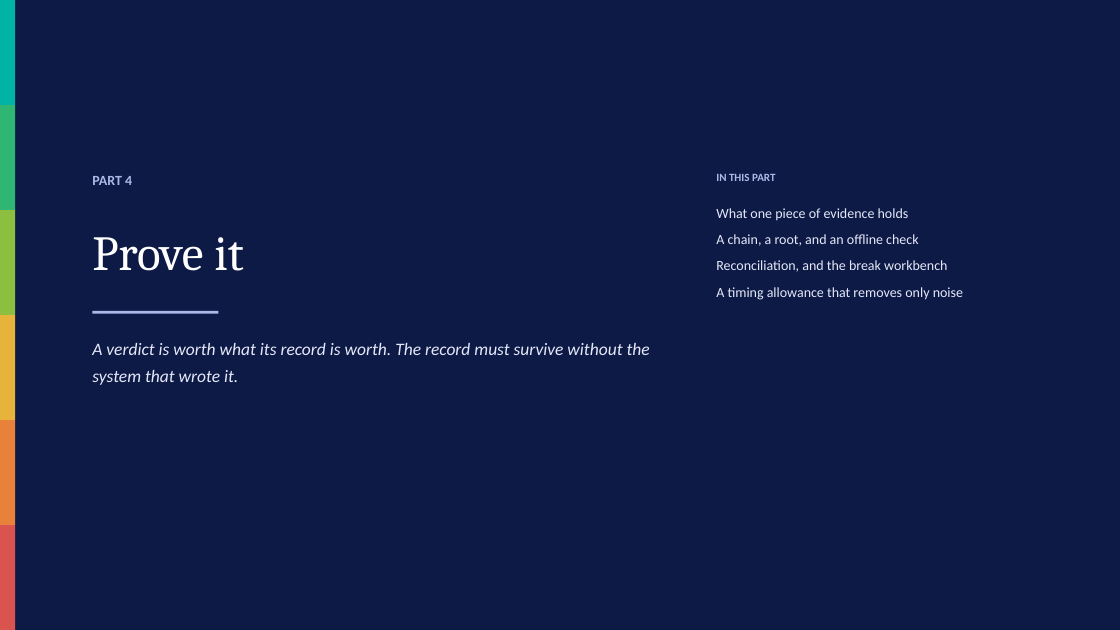
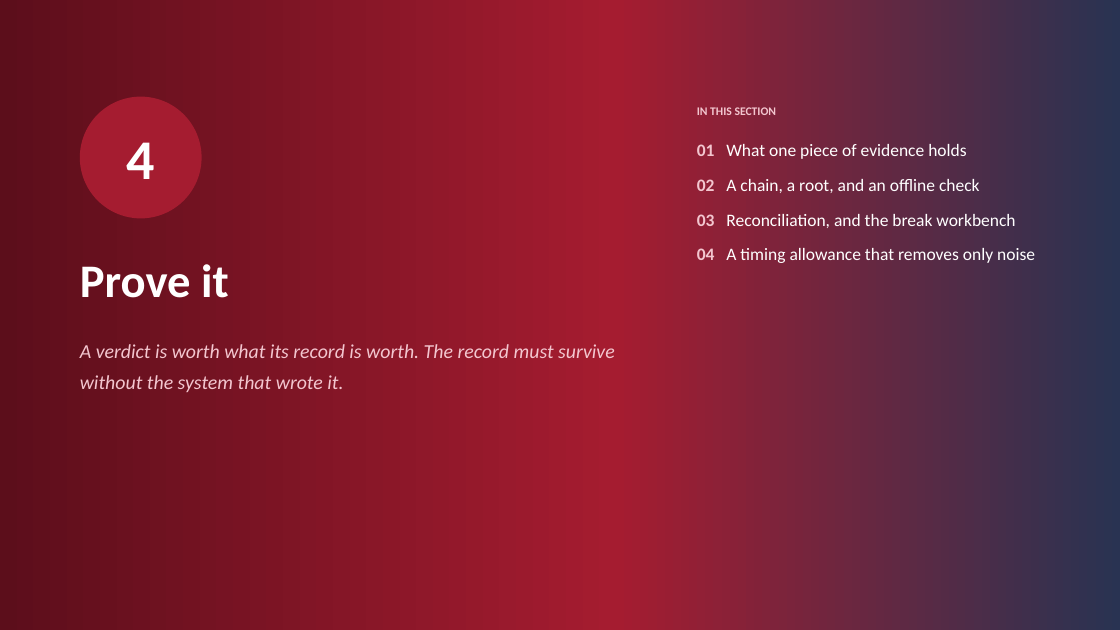
Before and after one commit to ajsinha/prama, a slide deck: slide 24 of docs/publications/deck/Prama-Evidence-First-Data-Quality.pptx (slide 19 before the commit). Drawn at 1120x630 pixels with LibreOffice and Linux fonts; fonts in the diff are those of the drawing. Boxes give left, top, right and bottom in pixels: in the first picture for what was removed or moved away, otherwise in the second. Text is boxed around its words. In the diff, an @@ line names an element or a change of style, - is before the commit and + after.

Commit message:
The deck, retold answer first and in the console's crimson
The content is the same verified material, re-ordered and extended into a story
that leads with the answer: a TL;DR in five questions, ten principles of
evidence-first data quality, the failure modes and what a supervisor asks for,
then ten numbered sections, three worked examples answered step by step from
the case studies (month-end close, a defect's blast radius, fitness for a
purpose), and an honest close: what is built, what comes next (from the
remaining-work list), a comparison by category derived from the competitive
analysis's capability matrix (behind where it is behind), what Prama does not
do, and where to start. 45 slides become 59.

The theme is the console's light theme, token for token: crimson accents and
table heads, the deep heading crimson for titles, and the console header's
gradient on the title, dividers and close. New layouts carry the storytelling:
qa, numbered, workflow, compare and thanks; most slides end on one insight line
in a tinted box. Accent stripes on cards and tiles are gone.

The passing-test figure is read from the README's synced marker at build time,
never typed. Both audits pass, and a new test refuses another organisation's
brand anywhere in the file.

```diff
--- a/docs/publications/deck/Prama-Evidence-First-Data-Quality.pptx
+++ b/docs/publications/deck/Prama-Evidence-First-Data-Quality.pptx
@@ rectangle at bbox=[0, 0, 1120, 630]: fill #0E1A46 to gradient #5C0E1B to #A51C30 to #293352 @@
@@ rectangle removed at bbox=[0, 0, 15, 105] @@
@@ rectangle removed at bbox=[0, 105, 15, 210] @@
@@ ellipse added at bbox=[80, 97, 202, 218], fill #A51C30, 48 pt, text #FFFFFF, bold @@
+4
@@ text at bbox=[697, 107, 777, 115]: text changed; size 9.5 to 10 pt; text colour #AEB8E8 to #F3C6CF @@
-IN THIS PART
+IN THIS SECTION
@@ text at bbox=[697, 144, 1035, 263]: text changed; size 12 to 15 pt; text colour #E4E8F8 to #FFFFFF @@
-What one piece of evidence holds
-A chain, a root, and an offline check
-Reconciliation, and the break workbench
-A timing allowance that removes only noise
+01 What one piece of evidence holds
+02 A chain, a root, and an offline check
+03 Reconciliation, and the break workbench
+04 A timing allowance that removes only noise
@@ text removed at bbox=[92, 176, 132, 185] @@
-PART 4
@@ rectangle removed at bbox=[0, 210, 15, 315] @@
@@ text "Prove it": place and size @@
-text "Prove it" at bbox=[92, 237, 244, 271]
+text "Prove it" at bbox=[80, 264, 229, 298]
@@ text "Prove it" at bbox=[80, 264, 229, 298]: size 42 to 40 pt, font Cambria to Calibri, bold on; line spacing 1.2 to 1.05 @@
@@ rectangle removed at bbox=[0, 315, 15, 420] @@
@@ rectangle removed at bbox=[92, 311, 218, 314] @@
@@ text "A verdict is worth what ...": place and size @@
-text "A verdict is worth what ..." at bbox=[92, 343, 650, 385]
+text "A verdict is worth what ..." at bbox=[80, 344, 615, 392]
@@ text "A verdict is worth what ..." at bbox=[80, 344, 615, 392]: size 15 to 17 pt, text colour #E4E8F8 to #F3C6CF @@
@@ rectangle removed at bbox=[0, 420, 15, 525] @@
@@ rectangle removed at bbox=[0, 525, 15, 630] @@
```
Also in this commit, not shown: 42 other slides changed, 16 slides added, 2 slides removed, 10 other files.
